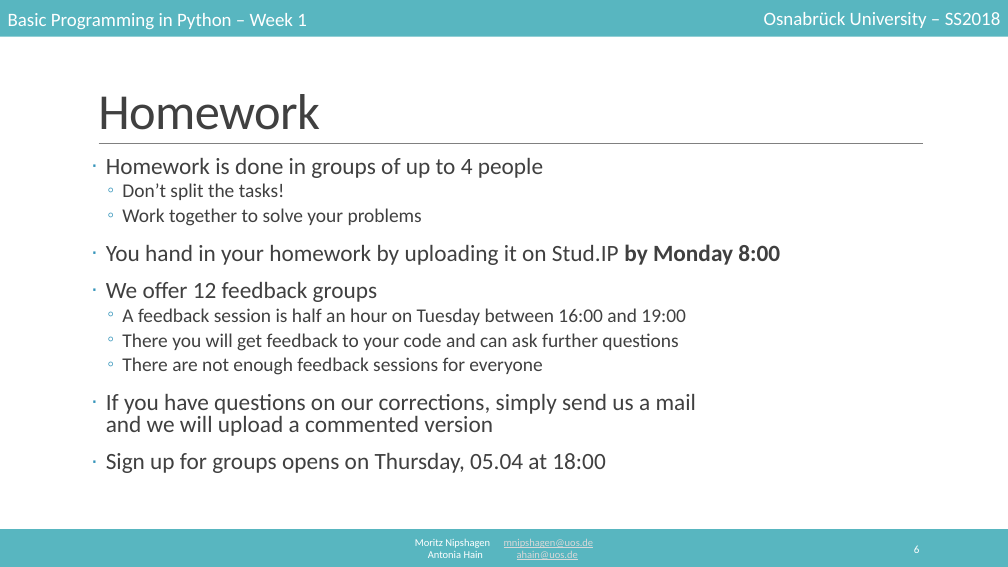
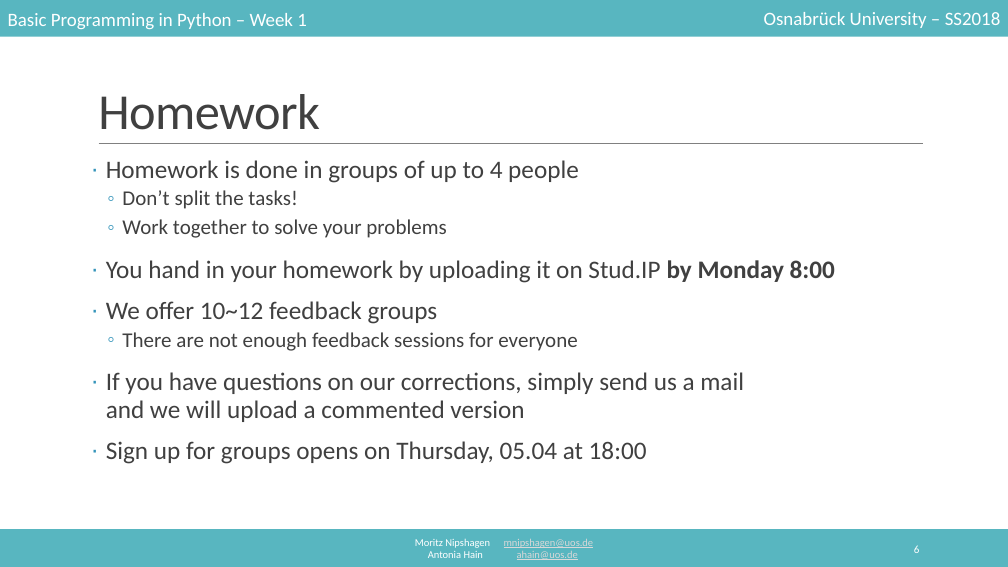
Before and after one commit to mnipshagen/monty, a slide deck: slide 6 of 2018/01/Hello_World.pptx. Drawn at 1008x567 pixels with LibreOffice and Linux fonts; fonts in the diff are those of the drawing. Boxes give left, top, right and bottom in pixels: in the first picture for what was removed or moved away, otherwise in the second. Text is boxed around its words. In the diff, an @@ line names an element or a change of style, - is before the commit and + after.

```diff
--- a/2018/01/Hello_World.pptx
+++ b/2018/01/Hello_World.pptx
@@ text at [106,160,835,464]: size 22.2 to 24 pt in "Homework is done in groups of up ...", "You hand in your homework by uploading ...", "If you have questions on our corrections, ...", "Sign up for groups opens on Thursday, ..."; size 18.5 to 20 pt in "Don’t split the tasks!", "Work together to solve your problems", "There are not enough feedback sessions for ..."; line spacing 0.8 to 0.9 @@
@@ text at [106,301,438,324]: text changed; size 18.5 to 24 pt @@
-· We offer 12 feedback groups
-  ◦ A feedback session is half an hour on Tuesday between 16:00 and 19:00
-  ◦ There you will get feedback to your code and can ask further questions
+· We offer 10~12 feedback groups
```
Also in this commit, not shown: 7 other slides changed, 2 slides added, 2 other files.
